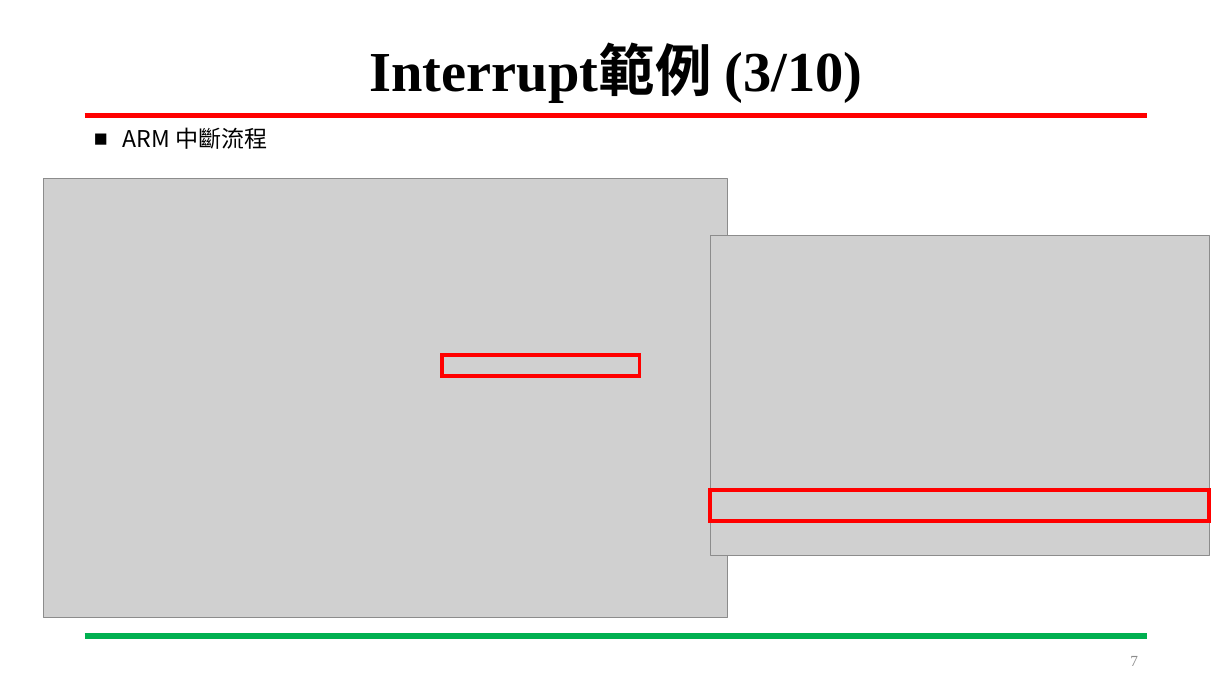
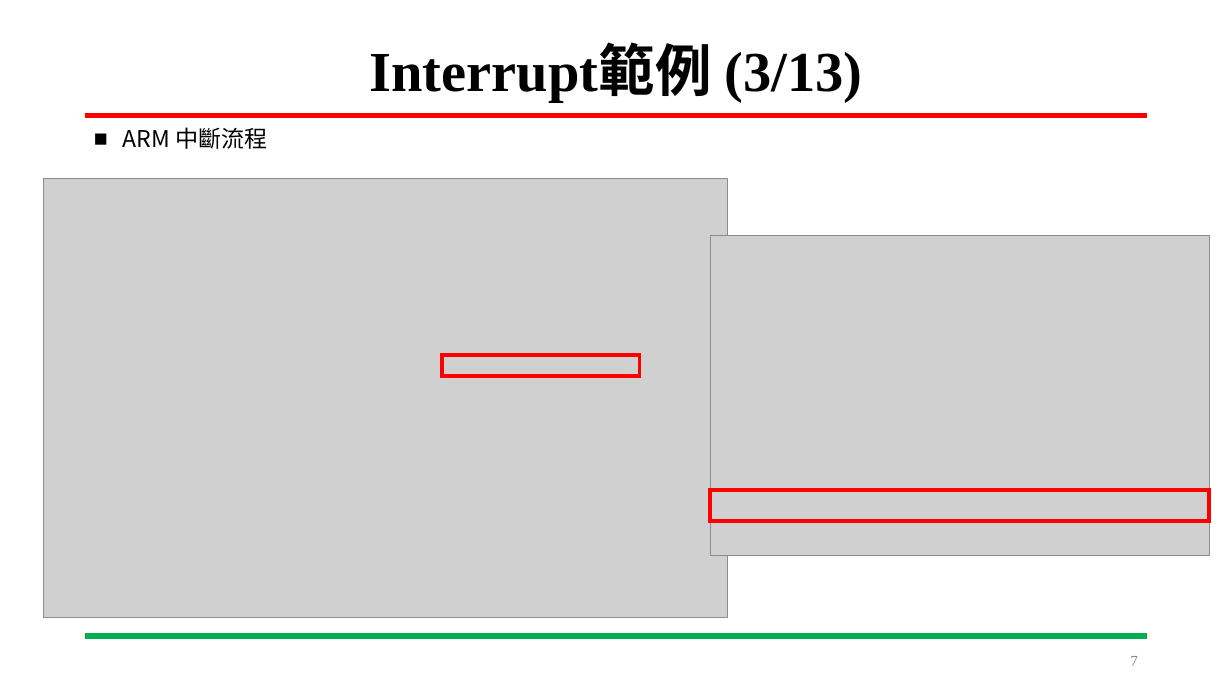
Before and after one commit to LIAO-YANXIANG/SYSTEM-ON-CHIP-DESIGN, a slide deck: slide 7 of DevelopmentLog/Pingpong.pptx. Drawn at 1232x693 pixels with LibreOffice and Linux fonts; fonts in the diff are those of the drawing; grey boxes stand for pictures. Boxes give left, top, right and bottom in pixels: in the first picture for what was removed or moved away, otherwise in the second. Text is boxed around its words. In the diff, an @@ line names an element or a change of style, - is before the commit and + after.

```diff
--- a/DevelopmentLog/Pingpong.pptx
+++ b/DevelopmentLog/Pingpong.pptx
@@ title at [369, 47, 862, 102]: text changed @@
-Interrupt範例 (3/10)
+Interrupt範例 (3/13)
```
Also in this commit, not shown: 9 other slides changed, 4 slides added.
